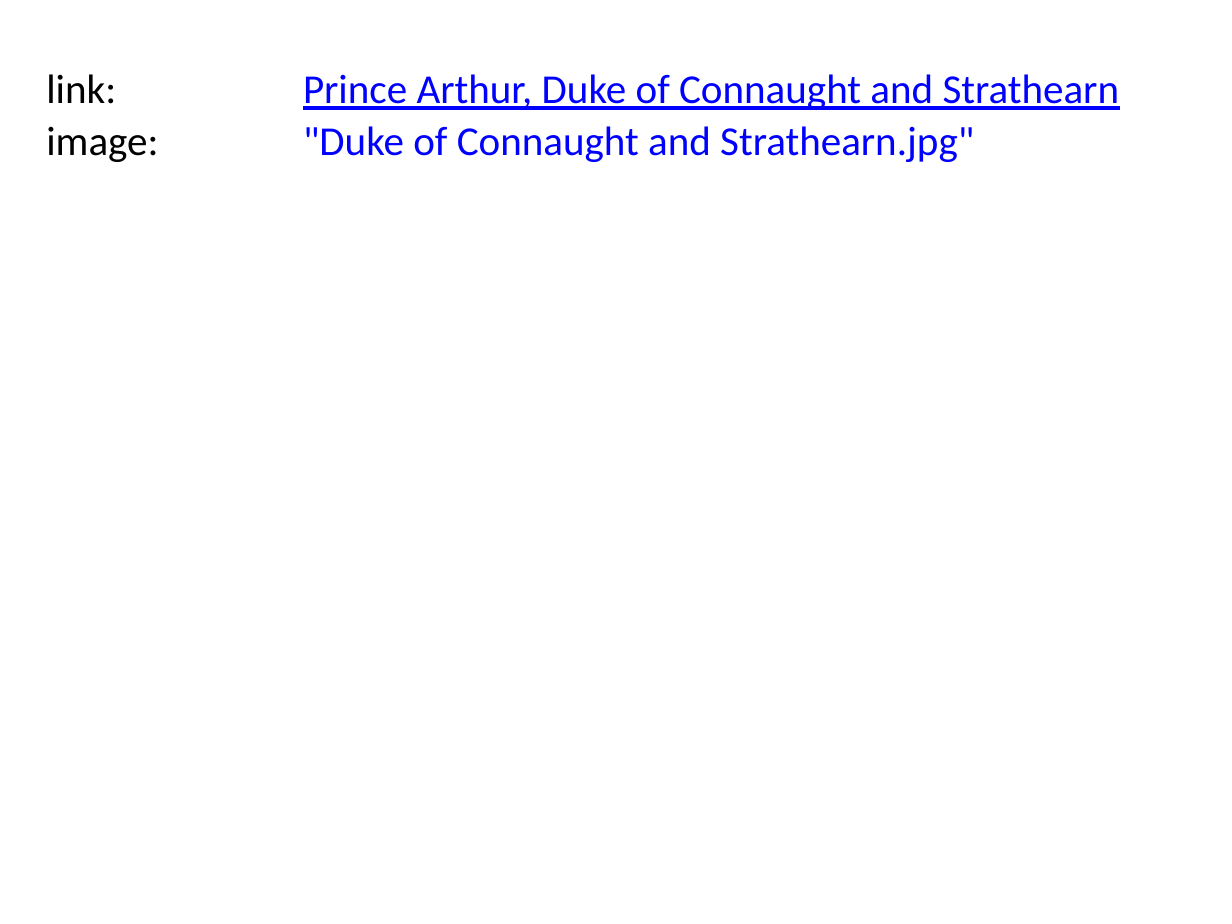
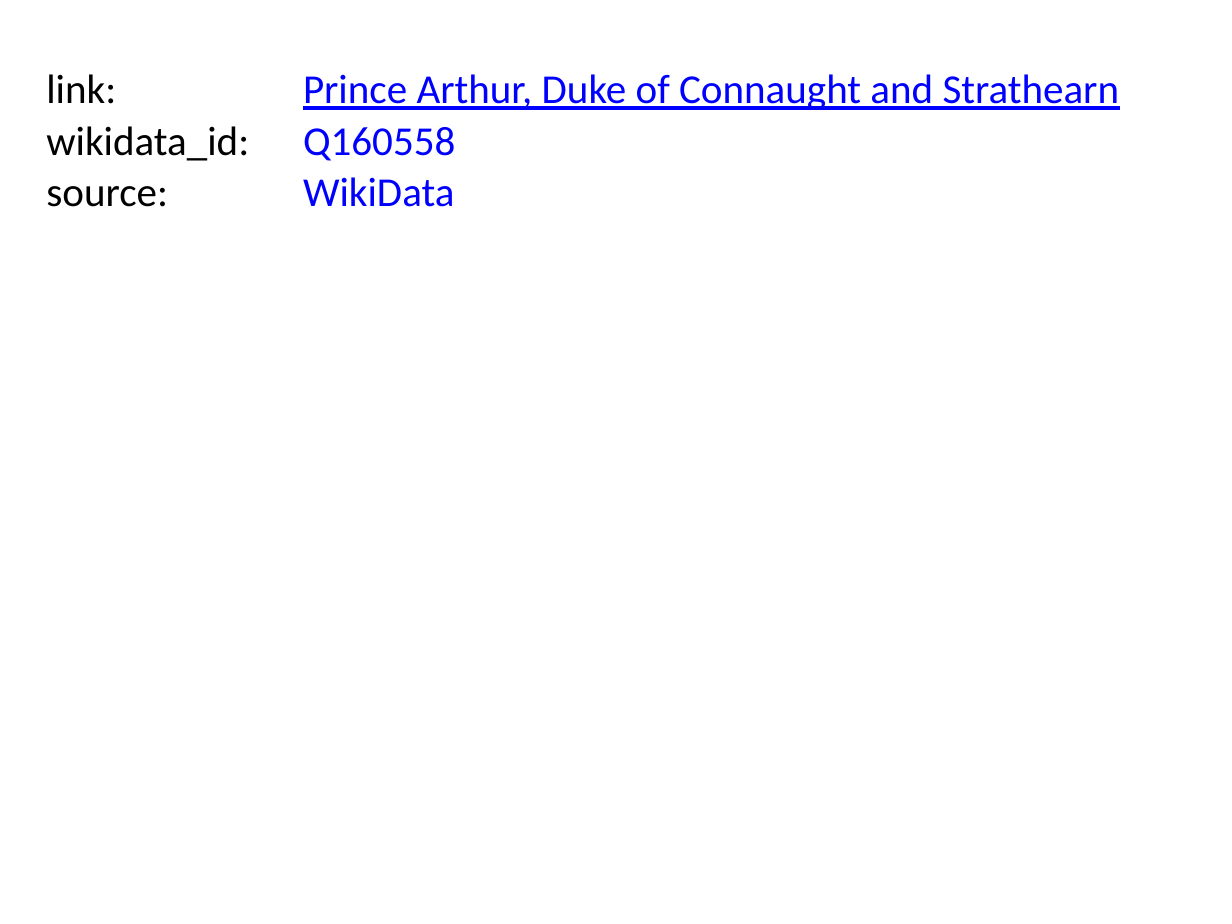
Before and after one commit to BITPlan/com.bitplan.simplegraph, a slide deck: slide 8 of QueenVictoria.pptx. Drawn at 1232x924 pixels with LibreOffice and Linux fonts; fonts in the diff are those of the drawing. Boxes give left, top, right and bottom in pixels: in the first picture for what was removed or moved away, otherwise in the second. Text is boxed around its words. In the diff, an @@ line names an element or a change of style, - is before the commit and + after.

Commit message:
refactors to improve image and property handling

```diff
--- a/QueenVictoria.pptx
+++ b/QueenVictoria.pptx
@@ text at [46,126,249,161]: text changed @@
-image:
+wikidata_id:
@@ text at [303,127,455,161]: text changed @@
-"Duke of Connaught and Strathearn.jpg"
+Q160558
@@ text added at [303,177,454,207], 24 pt, text #0000FF @@
+WikiData
@@ text added at [46,186,168,207], 24 pt, text #000000 @@
+source:
```
Also in this commit, not shown: 9 other slides changed, 10 other files.
